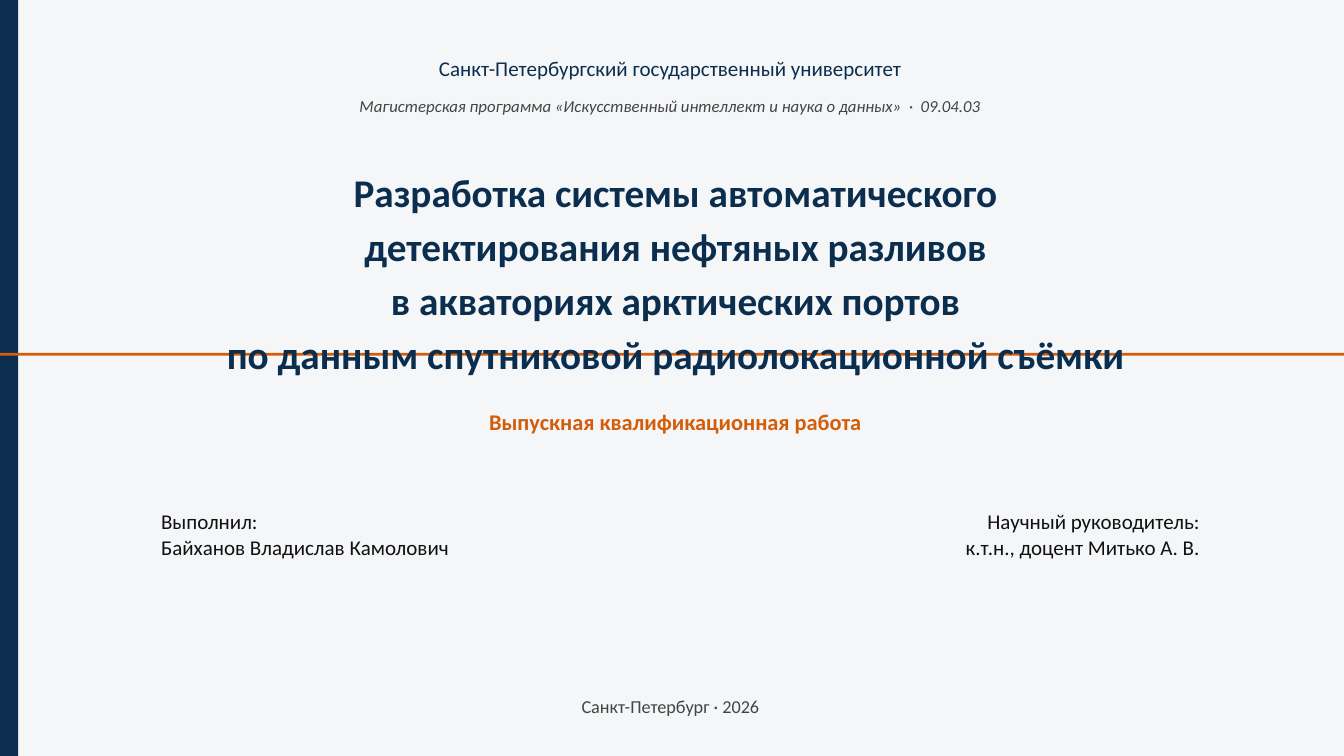
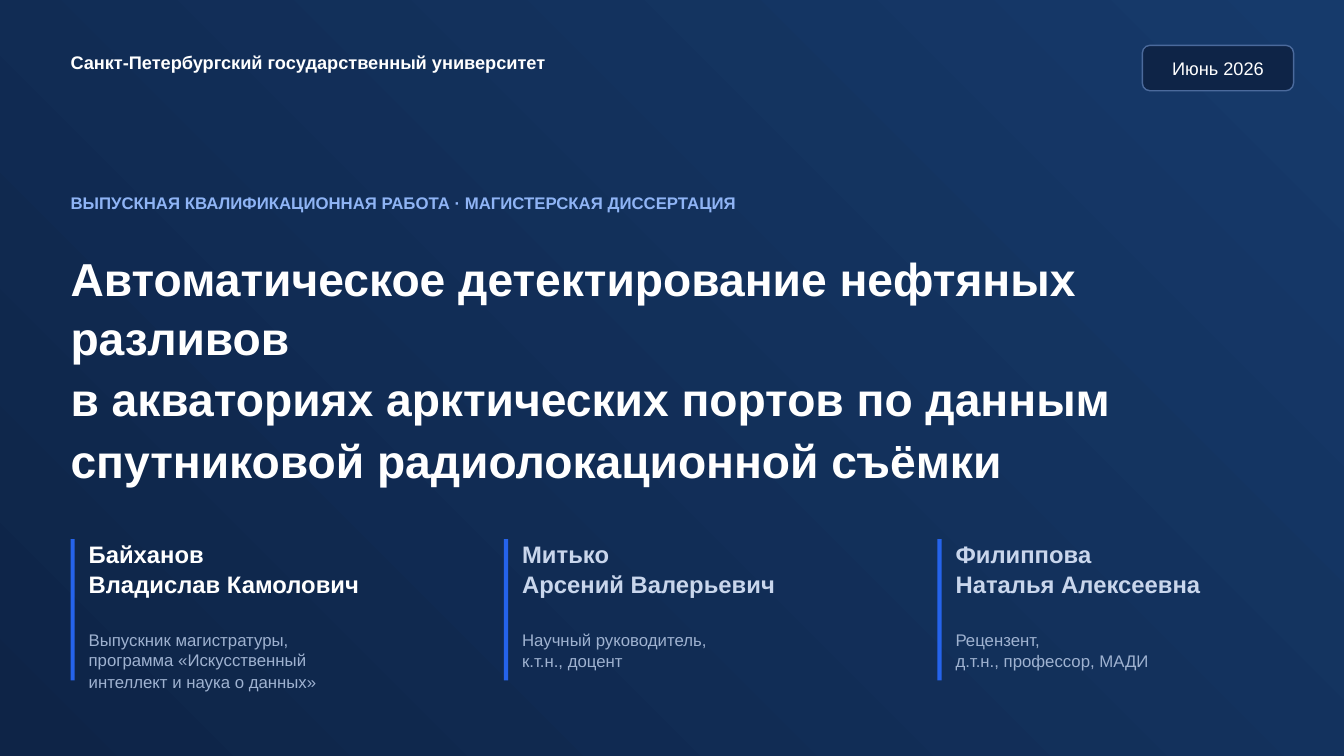
Before and after one commit to Confucius-hub/spbu_db_hw, a slide deck: slide 1 of thesis/vkr_final/Презентация_Финал_Байханов_2026.pptx. Drawn at 1344x756 pixels with LibreOffice and Linux fonts; fonts in the diff are those of the drawing. Boxes give left, top, right and bottom in pixels: in the first picture for what was removed or moved away, otherwise in the second. Text is boxed around its words. In the diff, an @@ line names an element or a change of style, - is before the commit and + after.

```diff
--- a/thesis/vkr_final/Презентация_Финал_Байханов_2026.pptx
+++ b/thesis/vkr_final/Презентация_Финал_Байханов_2026.pptx
@@ rectangle at [0,0,1344,756]: fill #F4F6F8 to gradient #0E2447 to #163A6B @@
@@ rectangle removed at [0,0,18,756] @@
@@ text "Санкт-Петербургский государственный университет": place and size @@
-text "Санкт-Петербургский государственный университет" at [439,61,901,80]
+text "Санкт-Петербургский государственный университет" at [71,55,545,73]
@@ text "Санкт-Петербургский государственный университет" at [71,55,545,73]: size 15 to 13 pt, font Calibri to Arial, text colour #0B2E4F to #FFFFFF, bold on; alignment centre to left; line spacing 1 to 1.05; more space between paragraphs @@
@@ rounded rectangle added at [1142,45,1294,91], fill #0E2447, outline #4B6A9C 1 pt, 13 pt, text #FFFFFF @@
+Июнь 2026
@@ text at [71,197,736,213]: text changed; size 16 to 12 pt; font Calibri to Arial; text colour #D45D0A to #8FB4F5 @@
-Выпускная квалификационная работа
+ВЫПУСКНАЯ КВАЛИФИКАЦИОННАЯ РАБОТА · МАГИСТЕРСКАЯ ДИССЕРТАЦИЯ
@@ text at [71,262,1109,487]: text changed; size 28 to 33 pt; font Calibri to Arial; text colour #0B2E4F to #FFFFFF @@
-Разработка системы автоматического
-детектирования нефтяных разливов
-в акваториях арктических портов
-по данным спутниковой радиолокационной съёмки
+Автоматическое детектирование нефтяных разливов
+в акваториях арктических портов по данным
+спутниковой радиолокационной съёмки
@@ rectangle removed at [0,353,1344,356] @@
@@ rectangle added at [71,539,75,681], fill #2563EB @@
@@ text "Байханов Владислав Камолович": place and size @@
-text "Байханов Владислав Камолович" at [161,515,449,559]
+text "Байханов Владислав Камолович" at [89,545,359,598]
@@ text "Байханов Владислав Камолович" at [89,545,359,598]: size 15 to 17 pt, font Calibri to Arial, text colour #111111 to #FFFFFF, bold on; line spacing 1 to 1.05 @@
@@ text at [161,515,258,529]: paragraph removed @@
-Выполнил:
@@ rectangle added at [504,539,508,681], fill #2563EB @@
@@ rectangle added at [938,539,942,681], fill #2563EB @@
@@ text added at [522,546,775,598], 17 pt, text #C9D6EC, bold @@
+Митько
+Арсений Валерьевич
@@ text added at [956,546,1200,593], 17 pt, text #C9D6EC, bold @@
+Филиппова
+Наталья Алексеевна
@@ text at [89,634,316,692]: text changed; font Calibri to Arial; text colour #444444 to #9FB2D0; italic off @@
-Магистерская программа «Искусственный интеллект и наука о данных» · 09.04.03
+Выпускник магистратуры,
+программа «Искусственный
+интеллект и наука о данных»
@@ text at [522,633,707,671]: text changed; size 15 to 12 pt; font Calibri to Arial; text colour #111111 to #9FB2D0 @@
-Научный руководитель:
-к.т.н., доцент Митько А. В.
+Научный руководитель,
+к.т.н., доцент
@@ text added at [956,634,1148,671], 12 pt, text #9FB2D0 @@
+Рецензент,
+д.т.н., профессор, МАДИ
@@ text removed at [582,700,759,716] @@
-Санкт-Петербург · 2026
```
Also in this commit, not shown: 1 other slide changed, 16 slides added, 12 slides removed, 3 other files.
